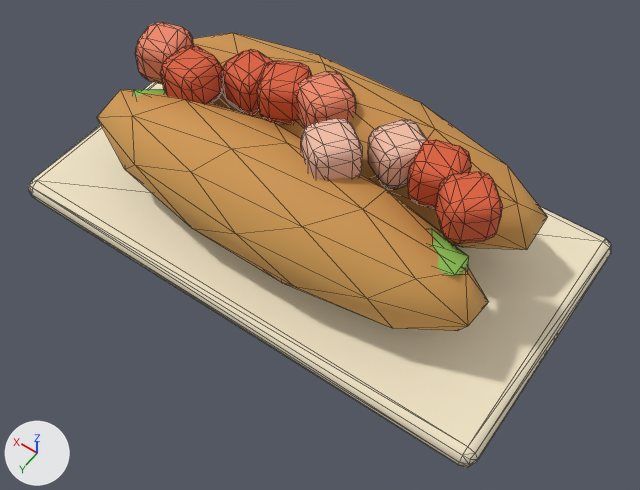
Two versions of the glTF model game/assets/models/item_dish_lobster_roll.glb, one commit apart.
Rendered twice from a 50 mm camera at (-0.155, 0.21, 0.32) aimed at (-0.018, 0.019, 0.02). Arrows for +X, +Y and +Z are at lower left; the lights stay in place. The picture after the commit comes second. Mesh edges are drawn as thin lines.

Objects in the first picture: 'item_dish_lobster_roll_main'.
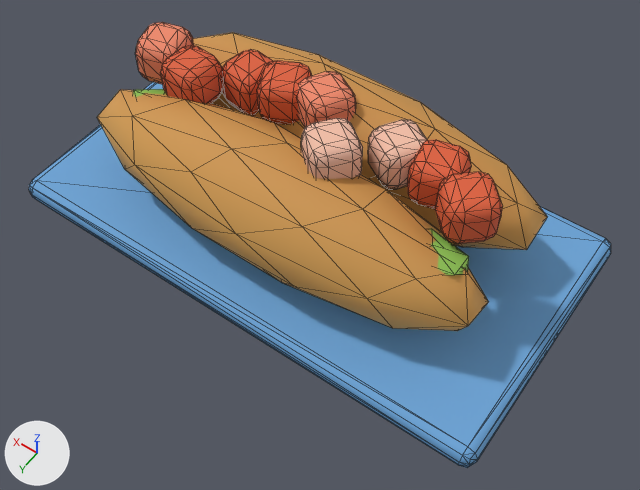
What differs and where, as boxes (x1, y1, x2, y2) in the pictures (640 x 490 px):
part 1 of me_item_dish_lobster_roll_main, recoloured (beige to blue): (29, 82, 611, 468) in both

The change, as a list of edits to the scene's bpy script:
```text
Change me_item_dish_lobster_roll_main:
    where me_item_dish_lobster_roll_main.from_pydata(...)  # 692 vertices, 1320 faces; spans x -0.12..0.12, y -0.065..0.065, z 0.0..0.08
    used by ob_item_dish_lobster_roll_main; location = (0.0, 0.0, 0.0)
    me_item_dish_lobster_roll_main part 1: 108 faces centred in x -0.12..0.12, y -0.065..0.065, z 0.0..0.012 are repainted in the vertex colours; the middle colour goes from beige #f2e6c8 to blue #6aa4d8
```
